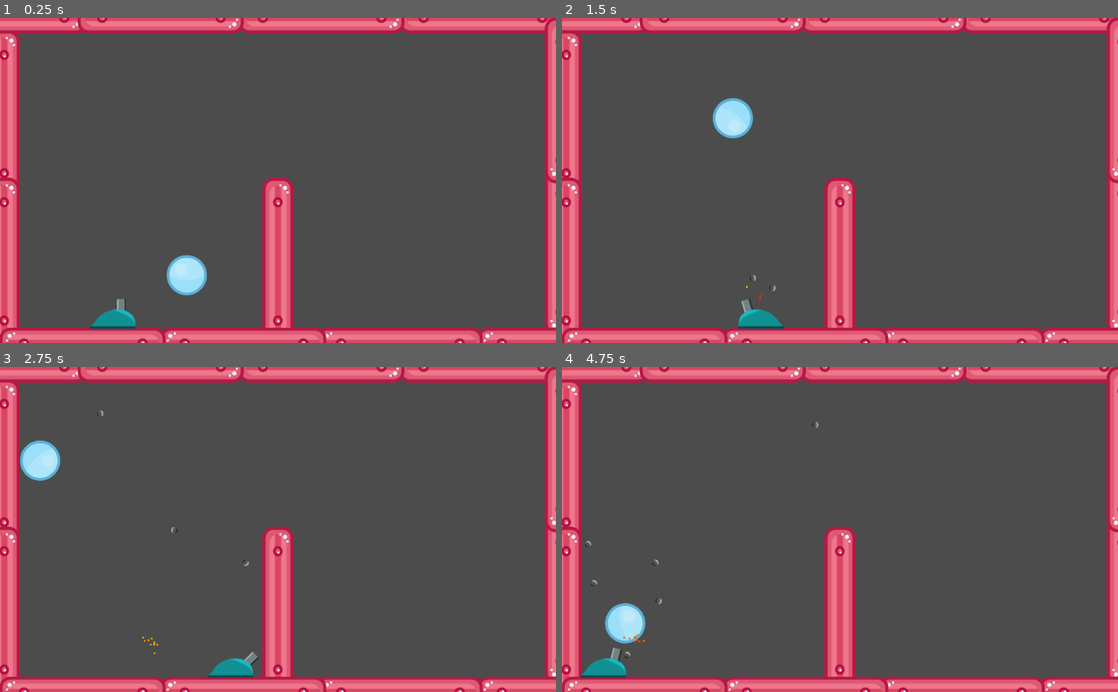
Above: before the commit, frames 1-4 (two rows, left to right).
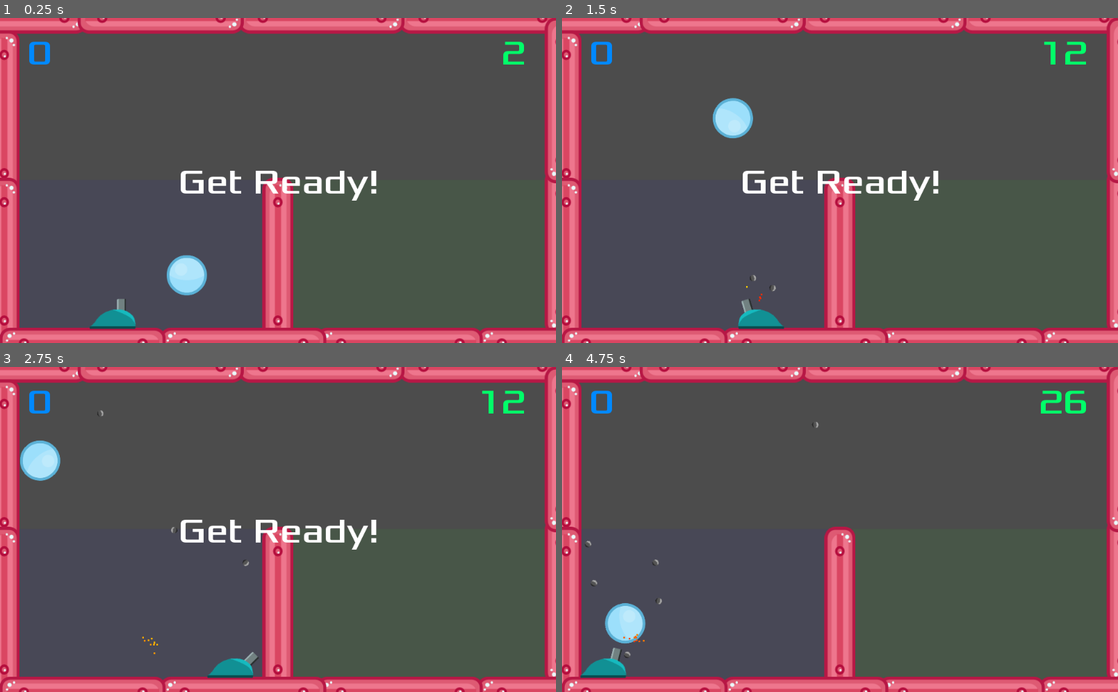
Above: after the commit, the same moments.

Repository: qskousen/BallShoot
Game: Godot game, scene res://Main.tscn
The game is run twice, just before and just after one commit, with the same random seed, the same clock (stepped at 60 frames per second) and the same inputs.
Inputs (mouse positions are in pixels of both pictures, inside the frame that each line leads up to):
- Up to frame 1 (0.25 s): no input
- Up to frame 2 (1.5 s): move the mouse to (962, 164) at 0.52 s; hold Right (ui_right) 0.53-1.28 s; click (962, 164) at 0.67 s; move the mouse to (728, 196) at 1.27 s; hold Left (ui_left) from 1.28 s (still down); click (728, 196) at 1.42 s
- Up to frame 3 (2.75 s): move the mouse to (333, 458) at 2.02 s; release Left (ui_left) at 2.03 s; hold Right (ui_right) from 2.03 s (still down); click (333, 458) at 2.17 s
- Up to frame 4 (4.75 s): move the mouse to (812, 594) at 2.77 s; click (812, 594) at 2.92 s; move the mouse to (1006, 578) at 3.52 s; release Right (ui_right) at 3.53 s; hold Left (ui_left) from 3.53 s (still down); click (1006, 578) at 3.67 s; move the mouse to (673, 480) at 4.27 s; click (673, 480) at 4.42 s

The runs differ from the first frame. In frame 1, 1.4% of the frame differs, in the area x 5-95%, y 7-57%; in frame 2, 1.5%; in frame 3, 1.5%; in frame 4, 0.5%.

Commit message:
Added bullet breaking and added HUD and scoring

Diff:
--- a/Bullet.gd
+++ b/Bullet.gd
@@ -1,9 +1,11 @@
 extends RigidBody2D
 
+signal BulletExpired
 
 func _physics_process(delta):
 	position += linear_velocity *  delta
 
 
 func _on_Timer_timeout():
+	emit_signal("BulletExpired", position)
 	self.queue_free()
--- /dev/null
+++ b/DetectionArea.tscn
@@ -0,0 +1,24 @@
+[gd_scene load_steps=4 format=2]
+
+[sub_resource type="RectangleShape2D" id=1]
+extents = Vector2( 128, 128 )
+
+[sub_resource type="Gradient" id=2]
+offsets = PoolRealArray( 0, 0.00609756 )
+
+[sub_resource type="GradientTexture" id=3]
+gradient = SubResource( 2 )
+
+[node name="DetectionArea" type="Area2D"]
+modulate = Color( 0, 1, 0.835294, 1 )
+collision_layer = 2
+collision_mask = 2
+
+[node name="CollisionShape2D" type="CollisionShape2D" parent="."]
+shape = SubResource( 1 )
+
+[node name="Sprite" type="Sprite" parent="."]
+modulate = Color( 1, 1, 1, 0.054902 )
+position = Vector2( 3.8147e-06, 0 )
+scale = Vector2( 0.125, 256 )
+texture = SubResource( 3 )
--- /dev/null
+++ b/HUD.gd
@@ -0,0 +1,55 @@
+extends CanvasLayer
+
+var blue_score = 0
+
+var green_score = 0
+
+# Declare member variables here. Examples:
+# var a = 2
+# var b = "text"
+
+
+# Called when the node enters the scene tree for the first time.
+func _ready():
+	pass # Replace with function body.
+
+
+# Called every frame. 'delta' is the elapsed time since the previous frame.
+#func _process(delta):
+#	pass
+
+func update_blue_score(score):
+	blue_score += score
+	$BlueScore.text = str(blue_score)
+
+func update_green_score(score):
+	green_score += score
+	$GreenScore.text = str(green_score)
+
+
+func _on_DetectionArea1_body_entered(_body):
+	$BlueScoreTimer.start()
+
+
+func _on_DetectionArea1_body_exited(_body):
+	$BlueScoreTimer.stop()
+
+
+func _on_DetectionArea2_body_entered(_body):
+	$GreenScoreTimer.start();
+
+
+func _on_DetectionArea2_body_exited(_body):
+	$GreenScoreTimer.stop()
+
+
+func _on_BlueScoreTimer_timeout():
+	update_green_score(1)
+
+
+func _on_GreenScoreTimer_timeout():
+	update_blue_score(1)
+
+
+func _on_GetReadyTimer_timeout():
+	$Message.visible = false
--- /dev/null
+++ b/HUD.tscn
@@ -0,0 +1,65 @@
+[gd_scene load_steps=4 format=2]
+
+[ext_resource path="res://assets/font/Xolonium-Regular.ttf" type="DynamicFontData" id=1]
+[ext_resource path="res://HUD.gd" type="Script" id=2]
+
+[sub_resource type="DynamicFont" id=1]
+size = 64
+font_data = ExtResource( 1 )
+
+[node name="HUD" type="CanvasLayer"]
+script = ExtResource( 2 )
+
+[node name="BlueScore" type="Label" parent="."]
+modulate = Color( 0, 0.541176, 1, 1 )
+anchor_left = 0.049
+anchor_top = 0.044
+anchor_right = 0.1
+anchor_bottom = 0.044
+custom_fonts/font = SubResource( 1 )
+text = "0"
+__meta__ = {
+"_edit_use_anchors_": false
+}
+
+[node name="GreenScore" type="Label" parent="."]
+modulate = Color( 0, 1, 0.415686, 1 )
+anchor_left = 0.945
+anchor_top = 0.044
+anchor_right = 0.945
+anchor_bottom = 0.044
+grow_horizontal = 0
+custom_fonts/font = SubResource( 1 )
+text = "0"
+__meta__ = {
+"_edit_use_anchors_": false
+}
+
+[node name="Message" type="Label" parent="."]
+anchor_left = 0.5
+anchor_top = 0.5
+anchor_right = 0.5
+anchor_bottom = 0.5
+margin_left = -184.0
+margin_top = -36.0
+margin_right = 186.0
+margin_bottom = 42.0
+custom_fonts/font = SubResource( 1 )
+text = "Get Ready!"
+__meta__ = {
+"_edit_use_anchors_": false
+}
+
+[node name="BlueScoreTimer" type="Timer" parent="."]
+wait_time = 0.1
+
+[node name="GreenScoreTimer" type="Timer" parent="."]
+wait_time = 0.1
+
+[node name="GetReadyTimer" type="Timer" parent="."]
+wait_time = 3.0
+one_shot = true
+autostart = true
+[connection signal="timeout" from="BlueScoreTimer" to="." method="_on_BlueScoreTimer_timeout"]
+[connection signal="timeout" from="GreenScoreTimer" to="." method="_on_GreenScoreTimer_timeout"]
+[connection signal="timeout" from="GetReadyTimer" to="." method="_on_GetReadyTimer_timeout"]
--- a/Main.gd
+++ b/Main.gd
@@ -1,12 +1,11 @@
 extends Node
 
-var BulletSpray = preload("res://ShotFiredParticles.tscn")
+var TurretSpray = preload("res://ShotFiredParticles.tscn")
+var BulletBreak = preload("res://ShotBreakingParticles.tscn")
 
 # Called when the node enters the scene tree for the first time.
 func _ready():
 	pass # Replace with function body.
-
-
 
 func _on_Player_shoot(Bullet, direction, location):
 	var b = Bullet.instance()
@@ -14,9 +13,15 @@
 	b.rotation = direction
 	b.position = location
 	b.linear_velocity = b.linear_velocity.rotated(direction)
-	var spray = BulletSpray.instance()
+	b.connect("BulletExpired", self, "on_bullet_expired")
+	var spray = TurretSpray.instance()
 	spray.emitting = true
-	add_child(spray)
 	spray.position = location
 	spray.rotation = direction + PI
-#
+	add_child(spray)
+
+func on_bullet_expired(position):
+	var rubble = BulletBreak.instance()
+	rubble.emitting = true
+	rubble.position = position
+	add_child(rubble)
--- a/Main.tscn
+++ b/Main.tscn
@@ -1,12 +1,26 @@
-[gd_scene load_steps=5 format=2]
+[gd_scene load_steps=7 format=2]
 
 [ext_resource path="res://BorderWall.tscn" type="PackedScene" id=1]
 [ext_resource path="res://Ball.tscn" type="PackedScene" id=2]
 [ext_resource path="res://Player.tscn" type="PackedScene" id=3]
 [ext_resource path="res://Main.gd" type="Script" id=4]
+[ext_resource path="res://DetectionArea.tscn" type="PackedScene" id=5]
+[ext_resource path="res://HUD.tscn" type="PackedScene" id=6]
 
 [node name="Main" type="Node"]
 script = ExtResource( 4 )
+
+[node name="DetectionArea1" parent="." instance=ExtResource( 5 )]
+modulate = Color( 0.0313726, 0, 1, 1 )
+show_behind_parent = true
+position = Vector2( 256, 440 )
+scale = Vector2( 1.9, 1.1 )
+monitorable = false
+
+[node name="DetectionArea2" parent="." instance=ExtResource( 5 )]
+modulate = Color( 0, 1, 0, 1 )
+position = Vector2( 776, 440 )
+scale = Vector2( 1.9, 1.1 )
 
 [node name="WallContainer" type="Node" parent="."]
 
@@ -56,8 +70,15 @@
 
 [node name="Ball" parent="." instance=ExtResource( 2 )]
 position = Vector2( 344, 472 )
+collision_layer = 3
 collision_mask = 3
 
 [node name="Player" parent="." instance=ExtResource( 3 )]
 position = Vector2( 208, 488 )
+
+[node name="HUD" parent="." instance=ExtResource( 6 )]
+[connection signal="body_entered" from="DetectionArea1" to="HUD" method="_on_DetectionArea1_body_entered"]
+[connection signal="body_exited" from="DetectionArea1" to="HUD" method="_on_DetectionArea1_body_exited"]
+[connection signal="body_entered" from="DetectionArea2" to="HUD" method="_on_DetectionArea2_body_entered"]
+[connection signal="body_exited" from="DetectionArea2" to="HUD" method="_on_DetectionArea2_body_exited"]
 [connection signal="shoot" from="Player" to="." method="_on_Player_shoot"]
--- a/Player.gd
+++ b/Player.gd
@@ -2,6 +2,8 @@
 
 export var speed = 400
 export var gravity = 200.0
+export var gun_timeout = 1.0
+export var timeout_divider = 10.0
 
 signal shoot(Bullet, direction, location)
 
@@ -12,6 +14,8 @@
 var turret_flipped_position = 16
 
 var screen_size
+
+var is_gun_ready_to_shoot
 
 # Called when the node enters the scene tree for the first time.
 func _ready():
@@ -28,7 +32,9 @@
 
 
 	if event is InputEventMouseButton:
-		if event.button_index == BUTTON_LEFT and event.pressed:
+		if event.button_index == BUTTON_LEFT and event.pressed and is_gun_ready_to_shoot:
+			is_gun_ready_to_shoot = false
+			$GunTimer.start(gun_timeout / timeout_divider)
 			set_turret_position(event.position, tank_position)
 			var turret_size = $Turret.texture.get_height()
 			var offset_position = Vector2(-turret_size,0) # include the gun length in the bullet_starting_position
@@ -75,3 +81,8 @@
 
 	elif  $Turret.rotation_degrees < min_angle:
 		$Turret.rotation_degrees *= -1
+
+
+
+func _on_Timer_timeout():
+	is_gun_ready_to_shoot = true
--- a/Player.tscn
+++ b/Player.tscn
@@ -9,6 +9,7 @@
 
 [node name="Player" type="KinematicBody2D"]
 script = ExtResource( 2 )
+gun_timeout = 5.0
 
 [node name="Turret" type="Sprite" parent="."]
 position = Vector2( 16, 30 )
@@ -21,3 +22,8 @@
 
 [node name="TankCollision2D" type="CollisionShape2D" parent="."]
 shape = SubResource( 1 )
+
+[node name="GunTimer" type="Timer" parent="."]
+wait_time = 0.001
+autostart = true
+[connection signal="timeout" from="GunTimer" to="." method="_on_Timer_timeout"]
--- /dev/null
+++ b/ShotBreakingParticles.tscn
@@ -0,0 +1,22 @@
+[gd_scene load_steps=2 format=2]
+
+[sub_resource type="Gradient" id=1]
+offsets = PoolRealArray( 0.258503 )
+colors = PoolColorArray( 0.403922, 0.403922, 0.403922, 1 )
+
+[node name="CPUParticles2D" type="CPUParticles2D"]
+emitting = false
+amount = 16
+one_shot = true
+explosiveness = 1.0
+randomness = 1.0
+lifetime_randomness = 0.48
+emission_shape = 1
+emission_sphere_radius = 10.0
+direction = Vector2( 0, 0 )
+spread = 180.0
+gravity = Vector2( 0, 0 )
+initial_velocity = 35.0
+initial_velocity_random = 1.0
+scale_amount = 4.0
+color_ramp = SubResource( 1 )
Binary file added: assets/art/whitebackground.png
Not shown, added: assets/art/whitebackground.png.import
Not shown, added: assets/font/FONTLOG.txt
Not shown, added: assets/font/LICENSE.txt
Binary file added: assets/font/Xolonium-Regular.ttf
